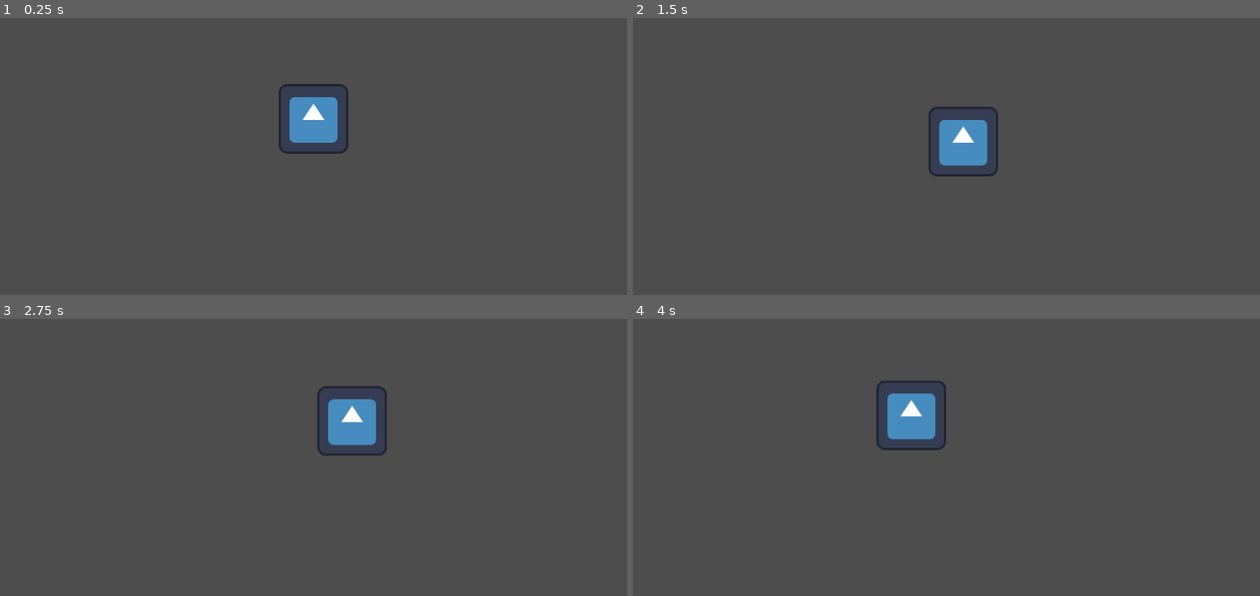
Above: before the commit, frames 1-4 (two rows, left to right).
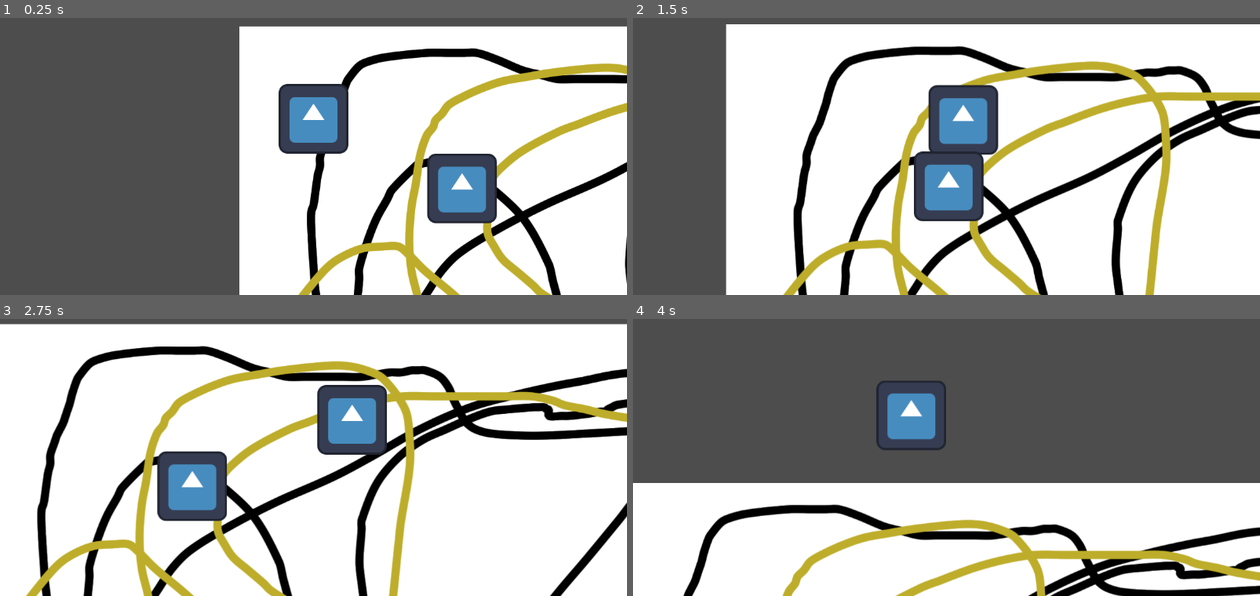
Above: after the commit, the same moments.

Repository: chluebi/ludum-dare-58
Game: Godot game, scene res://main.tscn
Same seed, same stepped clock (60 frames per second), same inputs: the game is played once before the commit and once after it. Before the commit the project starts from res://player.tscn. The engine's default icon, where the game draws it, is replaced by a stand-in: a white triangle on a blue panel in a dark square.
Inputs:
- Up to frame 1 (0.25 s): no input
- Up to frame 2 (1.5 s): tap Enter at 0.5 s; hold D (move_right) 0.53-1.28 s; hold S (move_down) from 1.28 s (still down)
- Up to frame 3 (2.75 s): release S (move_down) at 2.03 s; hold D (move_right) from 2.03 s (still down)
- Up to frame 4 (4 s): release D (move_right) at 2.78 s; hold W (move_up) 2.78-3.53 s; hold A (move_left) from 3.53 s (still down)

The runs differ from the first frame. In frame 1, 56% of the frame differs, in the area x 38-100%, y 2-100%; in frame 2, 81%; in frame 3, 94%, in the area x 0-100%, y 1-100%; in frame 4, 41%.

Commit message:
set new main scene

Diff:
--- a/project.godot
+++ b/project.godot
@@ -11,7 +11,7 @@
 [application]
 
 config/name="ludum-dare-58"
-run/main_scene="uid://c4vun81r65hwg"
+run/main_scene="uid://bpype5vdrgnek"
 config/features=PackedStringArray("4.5", "Forward Plus")
 config/icon="res://icon.svg"
 
